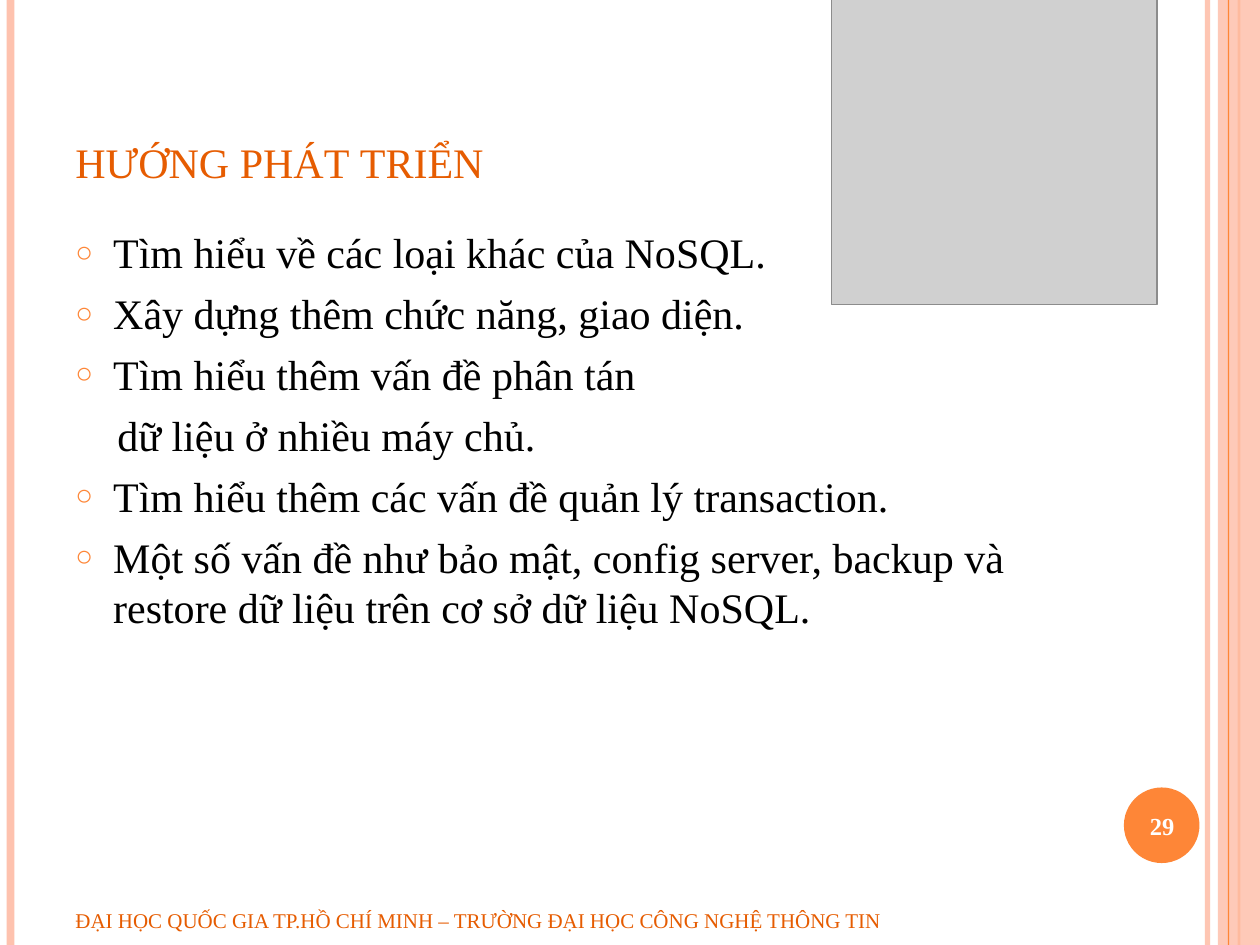
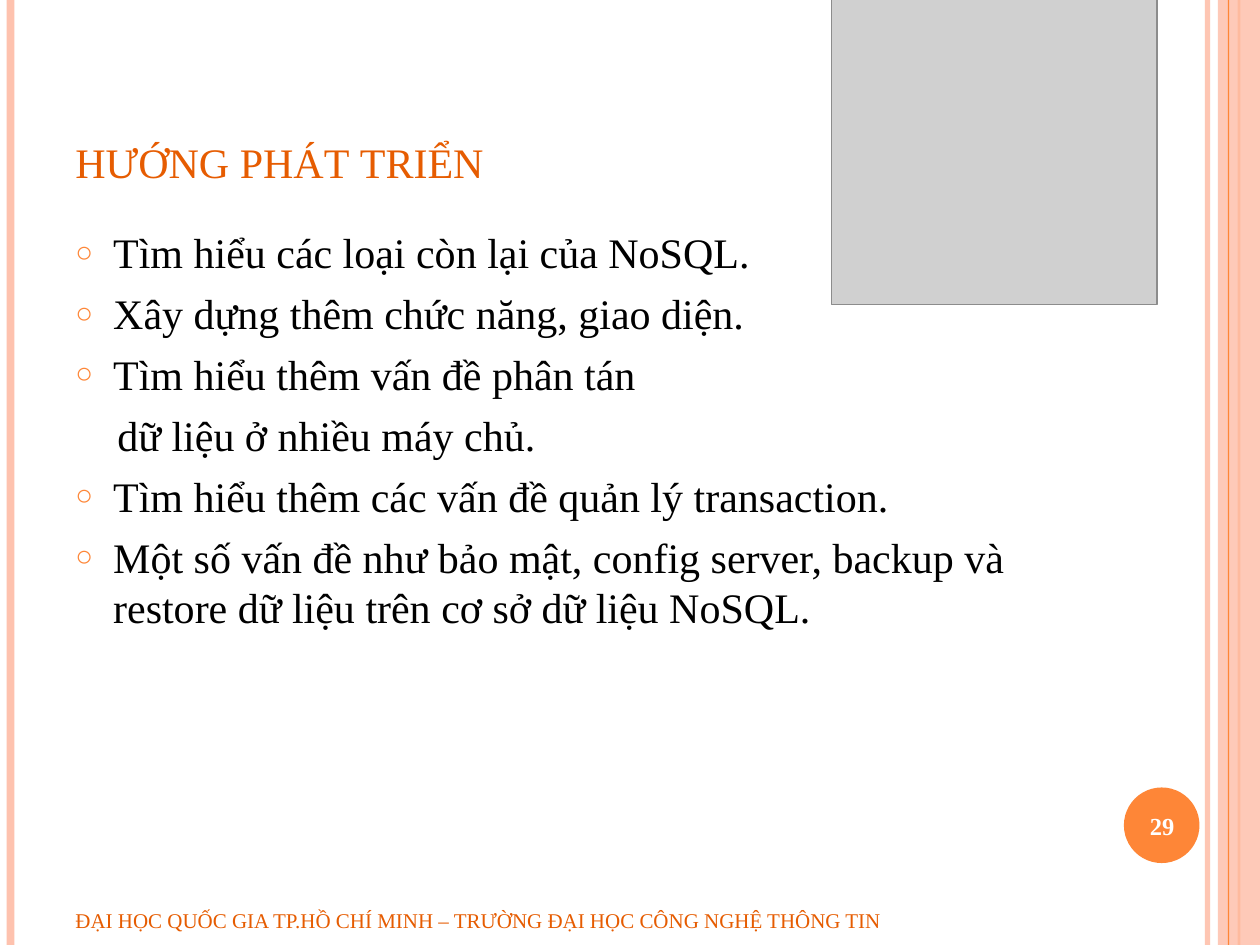
Before and after one commit to geovip/nosqlravendbuit, a slide deck: slide 29 of Document/slide bao cao.pptx. Drawn at 1260x945 pixels with LibreOffice and Linux fonts; fonts in the diff are those of the drawing; grey boxes stand for pictures; background and template pictures are left out. Boxes give left, top, right and bottom in pixels: in the first picture for what was removed or moved away, otherwise in the second. Text is boxed around its words. In the diff, an @@ line names an element or a change of style, - is before the commit and + after.

```diff
--- a/Document/slide bao cao.pptx
+++ b/Document/slide bao cao.pptx
@@ text at (113, 237, 749, 275): text changed @@
-○ Tìm hiểu về các loại khác của NoSQL.
+○ Tìm hiểu các loại còn lại của NoSQL.
```
Also in this commit, not shown: 4 other slides changed, 1 other file.
